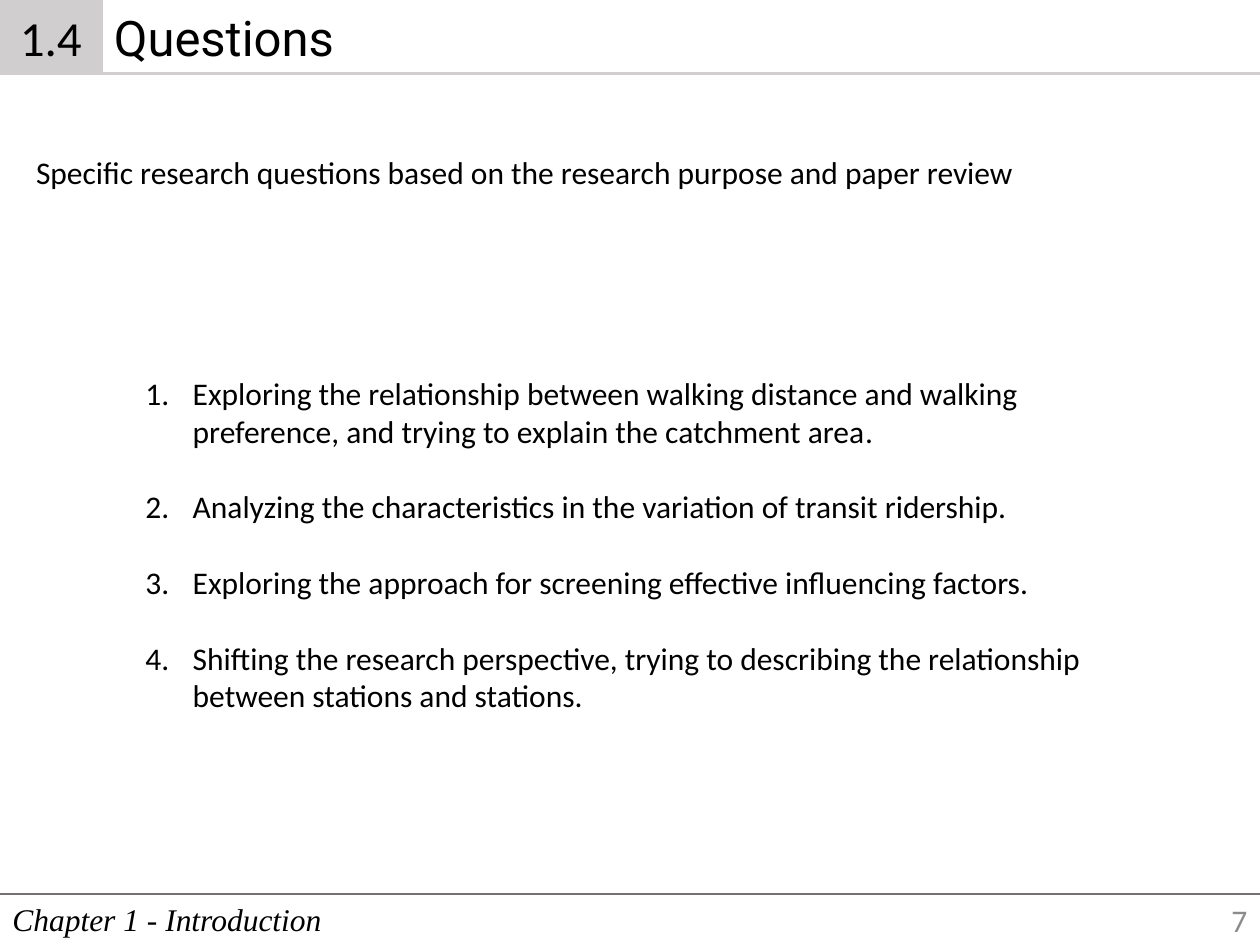
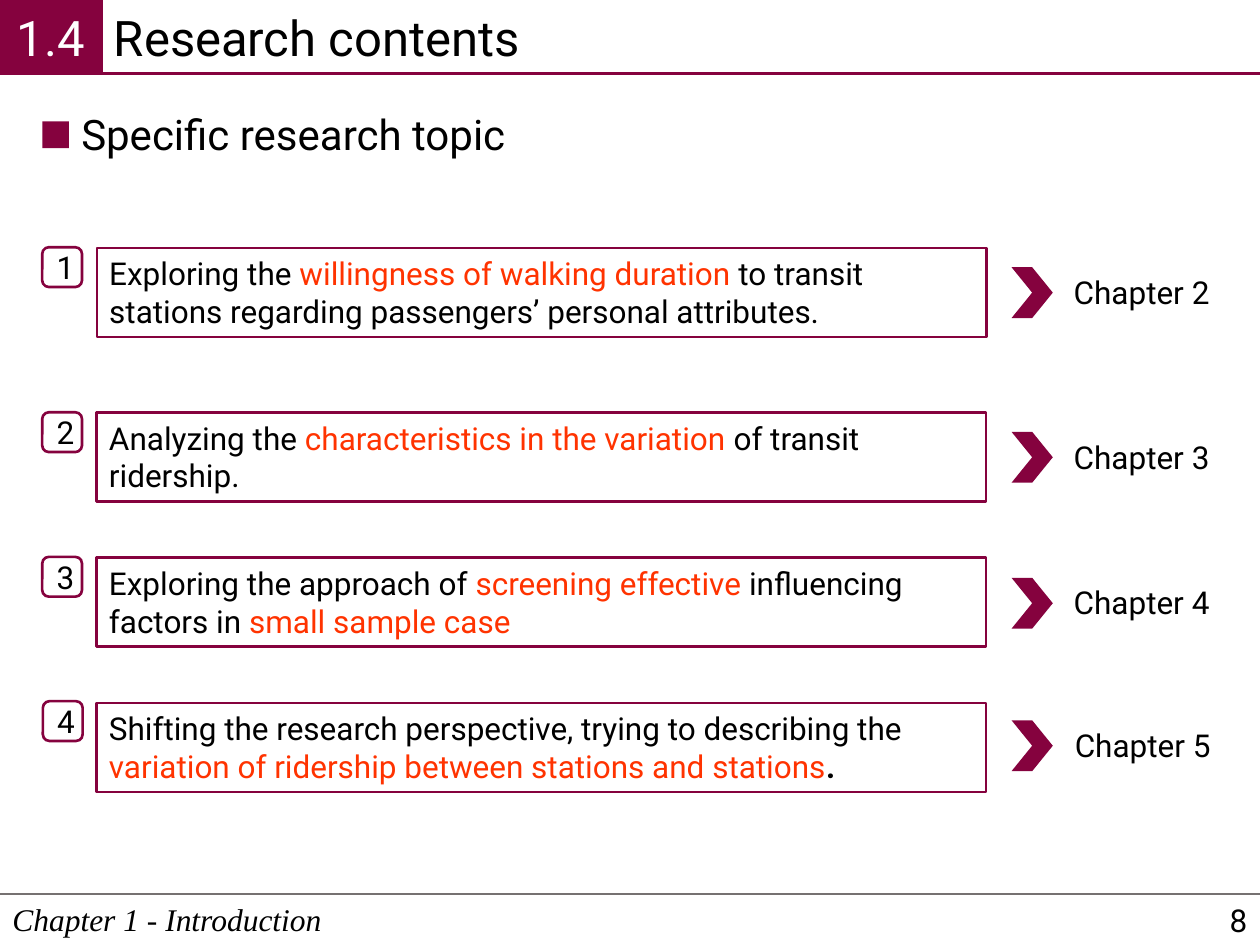
Before and after one commit to 7bder/Thesis, a slide deck: slide 8 of presentation/dissertation.pptx (slide 7 before the commit). Drawn at 1260x945 pixels with LibreOffice and Linux fonts; fonts in the diff are those of the drawing. Boxes give left, top, right and bottom in pixels: in the first picture for what was removed or moved away, otherwise in the second. Text is boxed around its words. In the diff, an @@ line names an element or a change of style, - is before the commit and + after.

```diff
--- a/presentation/dissertation.pptx
+++ b/presentation/dissertation.pptx
@@ rectangle "1.4" at (0, 0, 102, 73): font Calibri to Roboto, text colour #000000 to #FFFFFF; fill #D0CECE to #85023E; outline #D0CECE 2.25 pt to #85023E 2.25 pt @@
@@ text at (114, 19, 520, 57): text changed @@
-Questions
+Research contents
@@ line (102, 73) - (1260, 73): stroke #D0CECE 2.25 pt to #85023E 2.25 pt @@
@@ text added at (81, 118, 505, 159), 24 pt, text #000000 @@
+Specific research topic
@@ rectangle added at (43, 121, 69, 147), fill #85023E @@
@@ text removed at (36, 162, 1012, 189) @@
-Specific research questions based on the research purpose and paper review
@@ rounded rectangle added at (43, 247, 83, 287), outline #85023E 1.5 pt, 18 pt, text #000000 @@
+1
@@ rectangle added at (97, 248, 987, 338), outline #85023E 1.5 pt, 18 pt, text #000000 @@
+Exploring the willingness of walking duration to transit stations regarding passengers’ personal attributes.
@@ chevron added at (1012, 267, 1053, 318), fill #85023E @@
@@ text added at (1074, 280, 1210, 311), 18 pt, text #000000 @@
+Chapter 2
@@ text removed at (193, 383, 1079, 708) @@
-1. Exploring the relationship between walking distance and walking preference, and trying to explain the catchment area.
-2. Analyzing the characteristics in the variation of transit ridership.
-3. Exploring the approach for screening effective influencing factors.
-4. Shifting the research perspective, trying to describing the relationship between stations and stations.
@@ rounded rectangle added at (43, 412, 83, 452), outline #85023E 1.5 pt, 18 pt, text #000000 @@
+2
@@ rectangle added at (97, 412, 987, 501), outline #85023E 1.5 pt, 18 pt, text #000000 @@
+Analyzing the characteristics in the variation of transit ridership.
@@ chevron added at (1012, 432, 1053, 483), fill #85023E @@
@@ text added at (1074, 445, 1210, 476), 18 pt, text #000000 @@
+Chapter 3
@@ rounded rectangle added at (43, 557, 83, 597), outline #85023E 1.5 pt, 18 pt, text #000000 @@
+3
@@ rectangle added at (97, 558, 987, 648), outline #85023E 1.5 pt, 18 pt, text #000000 @@
+Exploring the approach of screening effective influencing factors in small sample case
@@ chevron added at (1012, 578, 1053, 629), fill #85023E @@
@@ text added at (1074, 590, 1210, 621), 18 pt, text #000000 @@
+Chapter 4
@@ rounded rectangle added at (43, 702, 83, 742), outline #85023E 1.5 pt, 18 pt, text #000000 @@
+4
@@ rectangle added at (97, 703, 987, 793), outline #85023E 1.5 pt, 18 pt, text #000000 @@
+Shifting the research perspective, trying to describing the variation of ridership between stations and stations.
@@ chevron added at (1012, 721, 1053, 771), fill #85023E @@
@@ text added at (1075, 733, 1211, 764), 18 pt, text #000000 @@
+Chapter 5
@@ page number at (1230, 909, 1248, 933): text changed; font Calibri to Roboto; text colour #8C8C8C to #000000 @@
-7
+8
```
Also in this commit, not shown: 76 other slides changed, 31 slides added, 4 slides removed, 14 other files.
